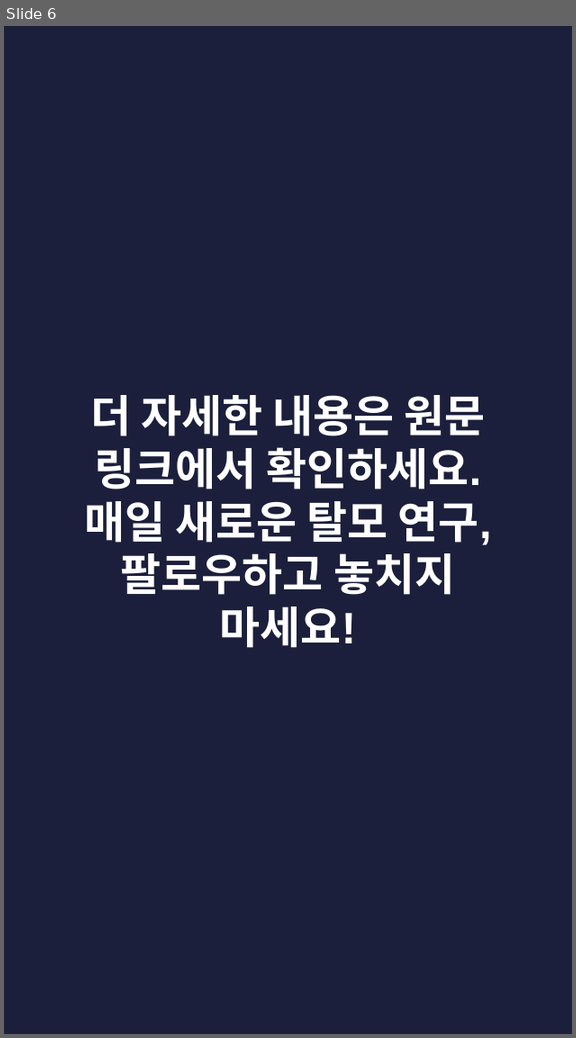
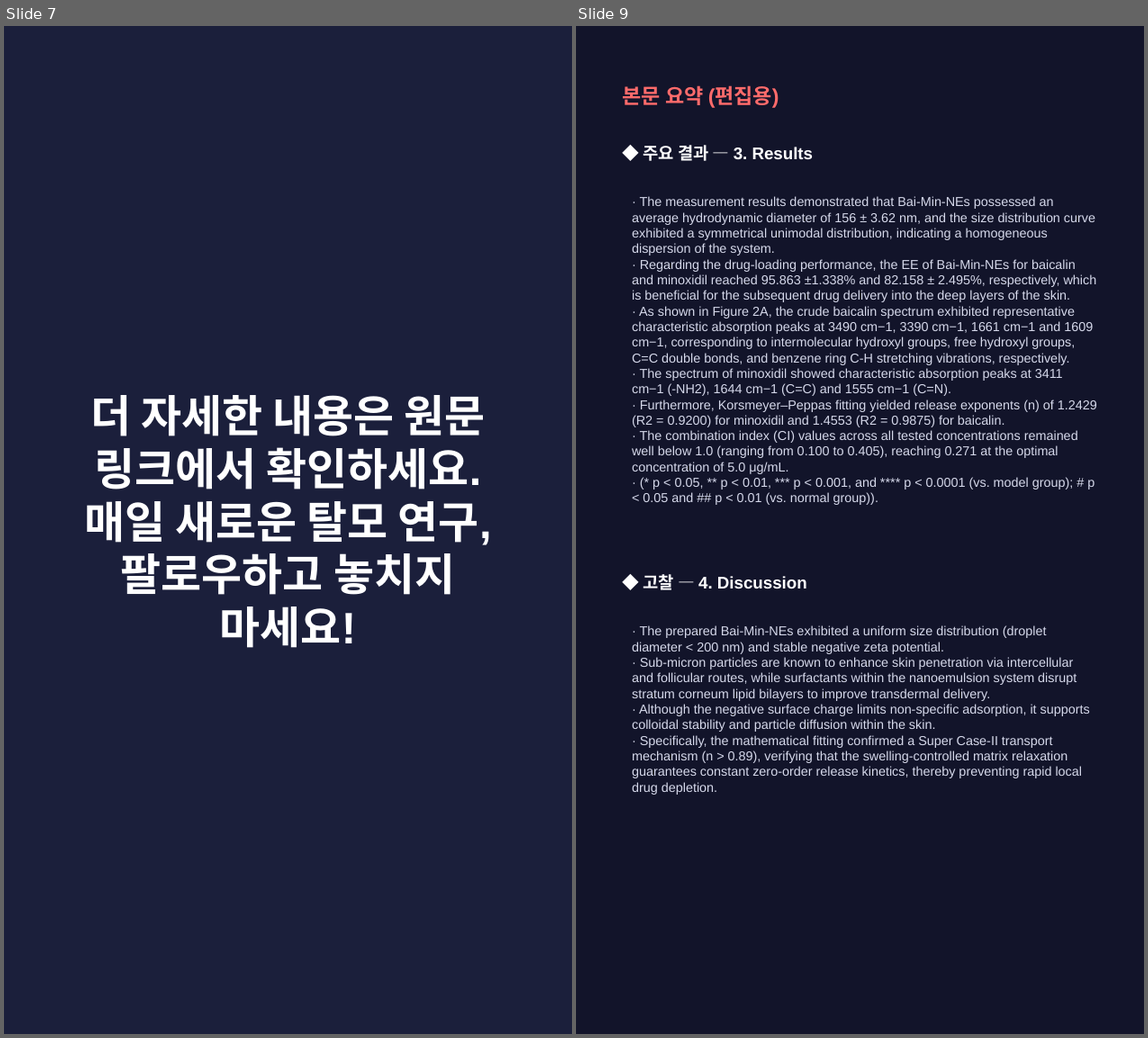
Before and after one commit to hyokang2010-BJ-ANTH/product-builder-test, a slide deck: pwa/data/latest/slides.pptx. Shown side by side, each under a label of ours: slide 6 before the commit, slides 7 and 9 after it; the slides between them are not shown. The pictures are 576x1038 and 1148x1038 pixels, drawn with LibreOffice and Linux fonts; fonts in the diff are those of the drawing. Boxes give left, top, right and bottom in pixels: in the first picture for what was removed or moved away, otherwise in the second. Text is boxed around its words. In the diff, an @@ line names an element or a change of style, - is before the commit and + after.

```diff
--- a/pwa/data/latest/slides.pptx
+++ b/pwa/data/latest/slides.pptx
@@ slide 9 added at (x1=576, y1=26, x2=1144, y2=1034), background #12142A @@
@@ text added at (x1=623, y1=85, x2=779, y2=108), 16 pt, text #FF6B6B, bold @@
+본문 요약 (편집용)
@@ text added at (x1=644, y1=145, x2=814, y2=161), 13 pt, text #FFFFFF, bold @@
+◆ 주요 결과 — 3. Results
@@ text added at (x1=632, y1=196, x2=1097, y2=505), 10 pt, text #D5D8EA @@
+· The measurement results demonstrated that Bai-Min-NEs possessed an average hydrodynamic diameter of 156 ± 3.62 nm, and the size distribution curve exhibited a symmetrical unimodal distribution, indicating a homogeneous dispersion of the system.
+· Regarding the drug-loading performance, the EE of Bai-Min-NEs for baicalin and minoxidil reached 95.863 ±1.338% and 82.158 ± 2.495%, respectively, which is beneficial for the subsequent drug delivery into the deep layers of the skin.
+· As shown in Figure 2A, the crude baicalin spectrum exhibited representative characteristic absorption peaks at 3490 cm−1, 3390 cm−1, 1661 cm−1 and 1609 cm−1, corresponding to intermolecular hydroxyl groups, free hydroxyl groups, C=C double bonds, and benzene ring C-H stretching vibrations, respectively.
+· The spectrum of minoxidil showed characteristic absorption peaks at 3411 cm−1 (-NH2), 1644 cm−1 (C=C) and 1555 cm−1 (C=N).
+· Furthermore, Korsmeyer–Peppas fitting yielded release exponents (n) of 1.2429 (R2 = 0.9200) for minoxidil and 1.4553 (R2 = 0.9875) for baicalin.
+· The combination index (CI) values across all tested concentrations remained well below 1.0 (ranging from 0.100 to 0.405), reaching 0.271 at the optimal concentration of 5.0 μg/mL.
+· (* p < 0.05, ** p < 0.01, *** p < 0.001, and **** p < 0.0001 (vs. model group); # p < 0.05 and ## p < 0.01 (vs. normal group)).
@@ text added at (x1=644, y1=574, x2=807, y2=590), 13 pt, text #FFFFFF, bold @@
+◆ 고찰 — 4. Discussion
@@ text added at (x1=632, y1=625, x2=1090, y2=795), 10 pt, text #D5D8EA @@
+· The prepared Bai-Min-NEs exhibited a uniform size distribution (droplet diameter < 200 nm) and stable negative zeta potential.
+· Sub-micron particles are known to enhance skin penetration via intercellular and follicular routes, while surfactants within the nanoemulsion system disrupt stratum corneum lipid bilayers to improve transdermal delivery.
+· Although the negative surface charge limits non-specific adsorption, it supports colloidal stability and particle diffusion within the skin.
+· Specifically, the mathematical fitting confirmed a Super Case-II transport mechanism (n > 0.89), verifying that the swelling-controlled matrix relaxation guarantees constant zero-order release kinetics, thereby preventing rapid local drug depletion.
@@ what was slide 6 is now slide 7 @@
```
Also in this commit, not shown: 2 slides changed, 6 other slides added, 5 slides removed, 28 other files.
